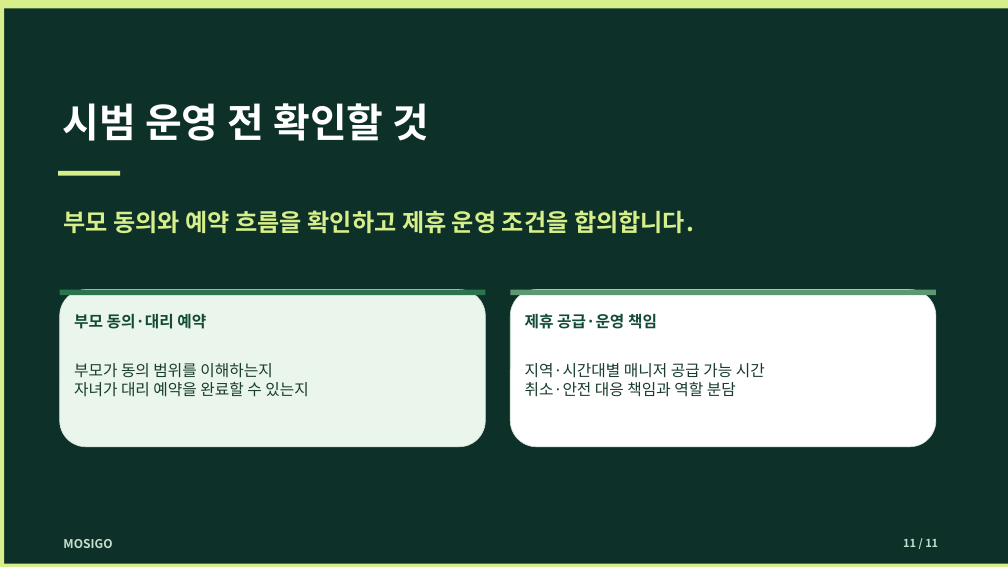
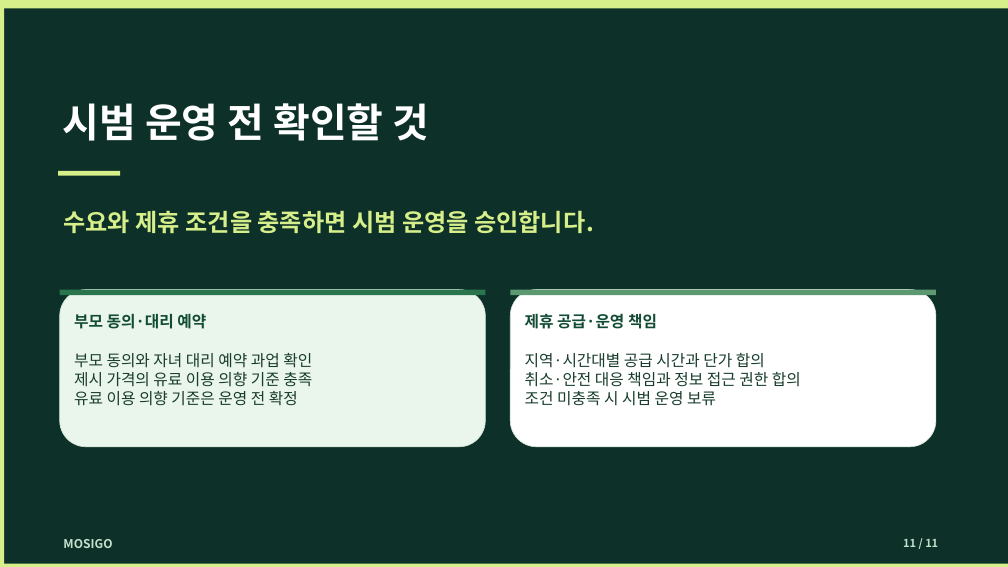
Before and after one commit to dohyunkimmm/mosigo-case-study, a slide deck: slide 11 of downloads/mosigo_report.pptx. Drawn at 1008x567 pixels with LibreOffice and Linux fonts; fonts in the diff are those of the drawing. Boxes give left, top, right and bottom in pixels: in the first picture for what was removed or moved away, otherwise in the second. Text is boxed around its words. In the diff, an @@ line names an element or a change of style, - is before the commit and + after.

```diff
--- a/downloads/mosigo_report.pptx
+++ b/downloads/mosigo_report.pptx
@@ text at box(63, 210, 594, 233): text changed @@
-부모 동의와 예약 흐름을 확인하고 제휴 운영 조건을 합의합니다.
+수요와 제휴 조건을 충족하면 시범 운영을 승인합니다.
@@ text at box(74, 353, 312, 406): text changed @@
-부모가 동의 범위를 이해하는지
-자녀가 대리 예약을 완료할 수 있는지
+부모 동의와 자녀 대리 예약 과업 확인
+제시 가격의 유료 이용 의향 기준 충족
+유료 이용 의향 기준은 운영 전 확정
@@ text at box(525, 353, 801, 406): text changed @@
-지역·시간대별 매니저 공급 가능 시간
-취소·안전 대응 책임과 역할 분담
+지역·시간대별 공급 시간과 단가 합의
+취소·안전 대응 책임과 정보 접근 권한 합의
+조건 미충족 시 시범 운영 보류
```
Also in this commit, not shown: 1 other slide changed, 6 other files.
